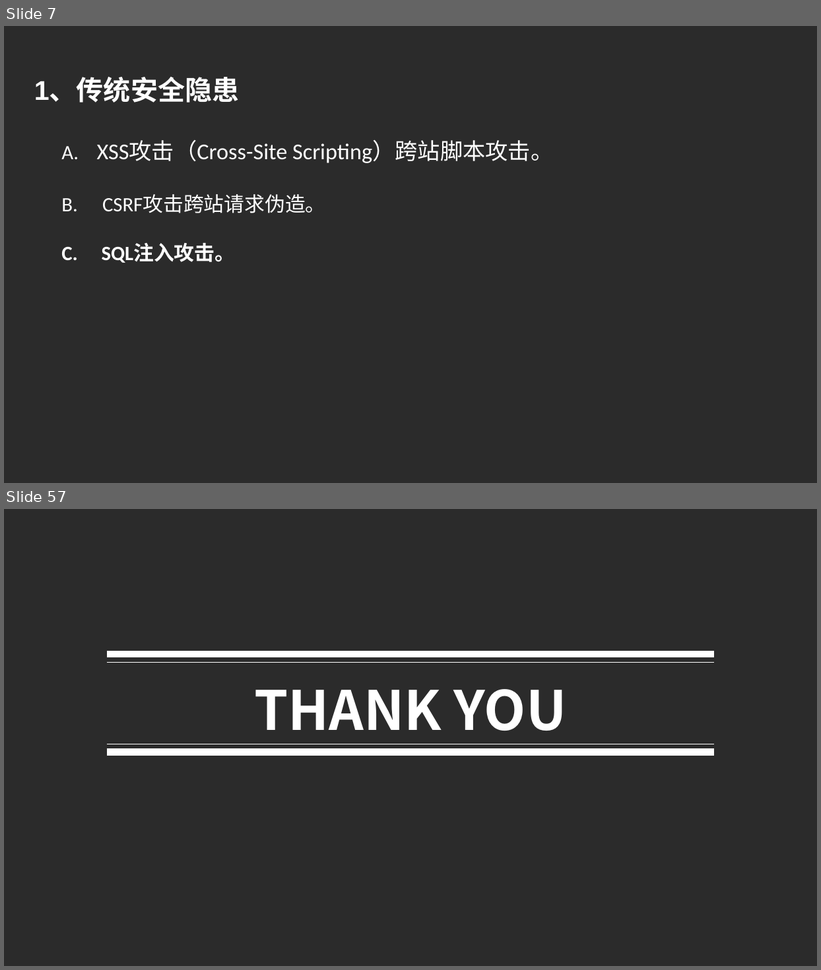
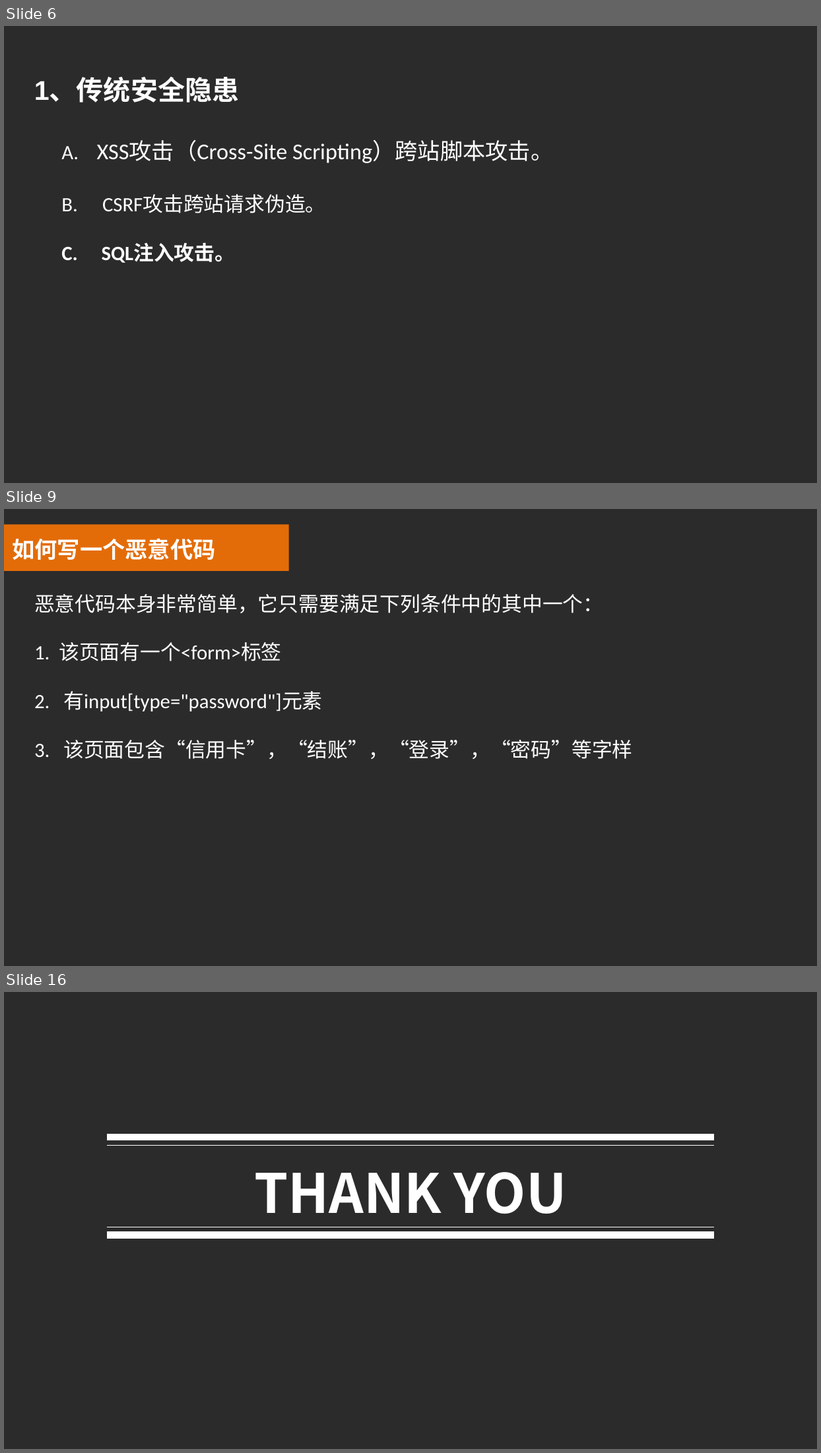
Before and after one commit to luke93h/git-blog, a slide deck: src/npm木马.pptx. Shown one above the other, each under a label of ours: slides 7 and 57 before the commit, slides 6, 9 and 16 after it; the slides between them are not shown. The pictures are 821x970 and 821x1453 pixels, drawn with LibreOffice and Linux fonts; fonts in the diff are those of the drawing; background and template pictures are left out; a plain dark background stands for a picture behind light text. Boxes give left, top, right and bottom in pixels: in the first picture for what was removed or moved away, otherwise in the second. Text is boxed around its words. In the diff, an @@ line names an element or a change of style, - is before the commit and + after.

```diff
--- a/src/npm木马.pptx
+++ b/src/npm木马.pptx
@@ slide 9 added at (x1=4, y1=509, x2=817, y2=966), background picture (left out) @@
@@ rectangle added at (x1=4, y1=524, x2=288, y2=571), fill #E36C09 @@
@@ text added at (x1=12, y1=538, x2=215, y2=560), 20 pt, text #FFFFFF, bold @@
+如何写一个恶意代码
@@ text added at (x1=34, y1=594, x2=632, y2=759), 18 pt, text #FFFFFF @@
+恶意代码本身非常简单，它只需要满足下列条件中的其中一个：
+1. 该页面有一个<form>标签
+2. 有input[type="password"]元素
+3. 该页面包含“信用卡”，“结账”，“登录”，“密码”等字样
@@ what was slide 7 is now slide 6 @@
@@ what was slide 57 is now slide 16 @@
```
Also in this commit, not shown: 2 slides changed, 7 other slides added, 49 slides removed.
